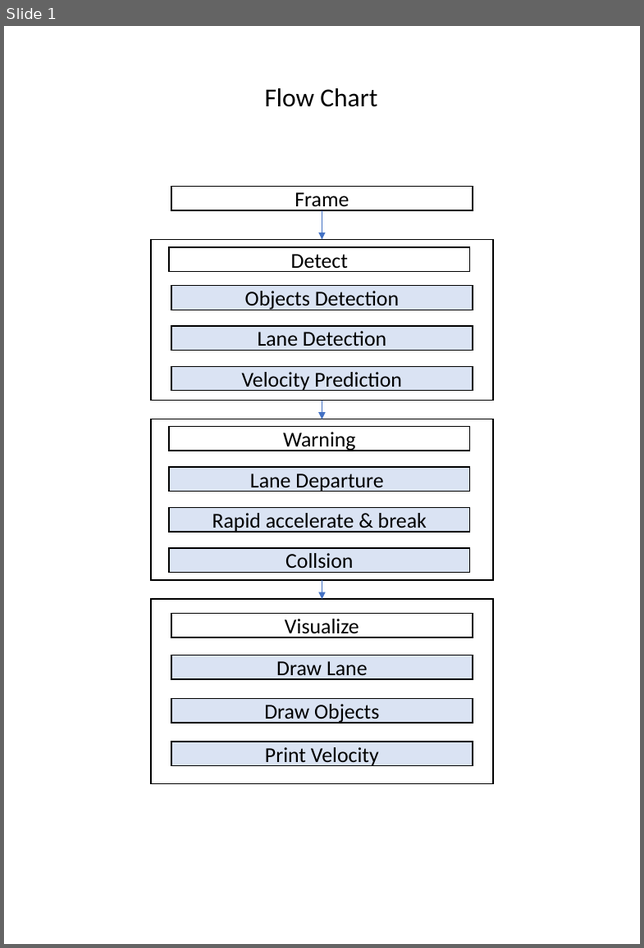
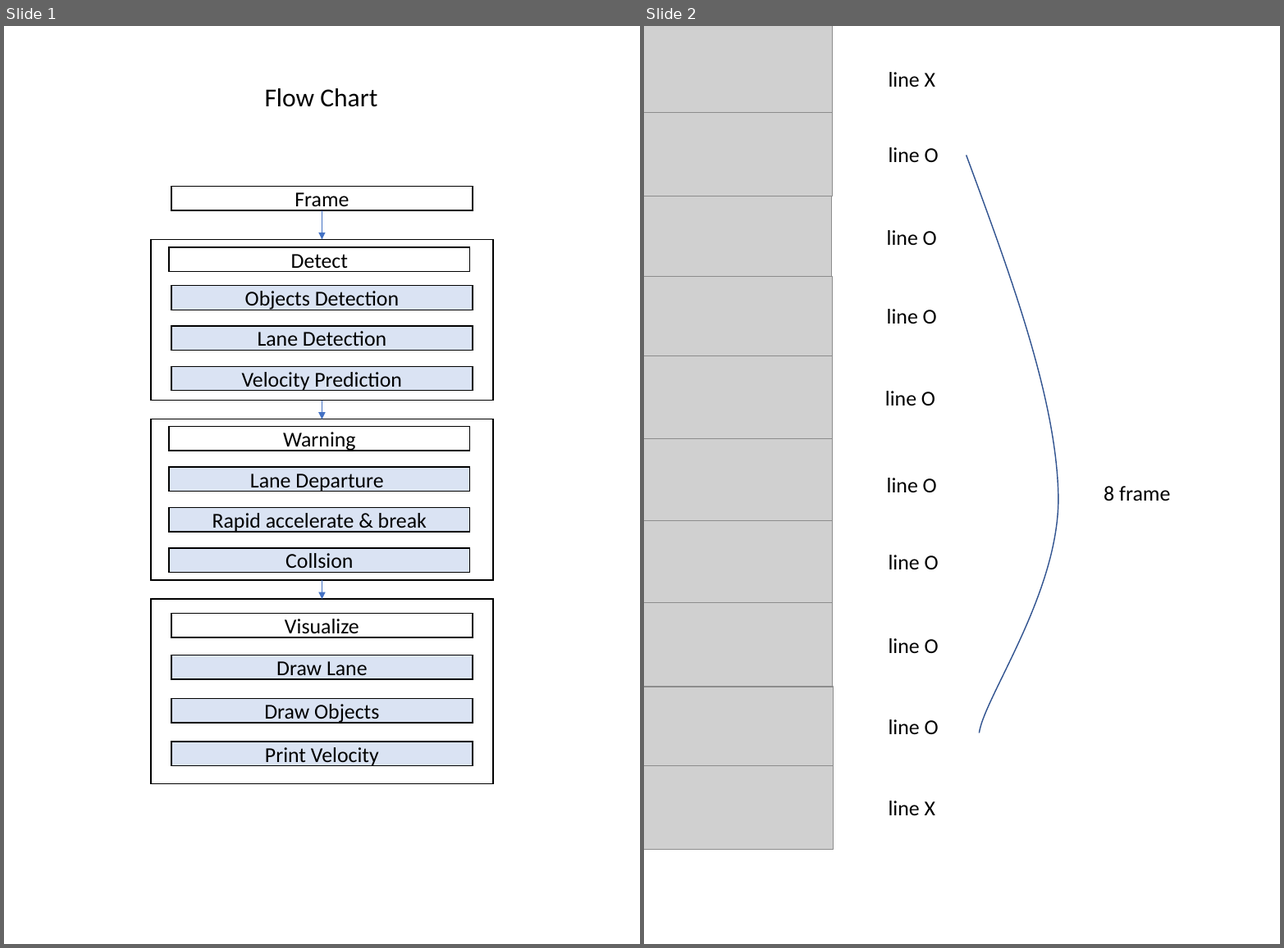
Before and after one commit to comeeasy/SimpleADAS, a slide deck: flowchart.pptx. Shown side by side, each under a label of ours: slide 1 before the commit, slides 1 and 2 after it. The pictures are 644x948 and 1284x948 pixels, drawn with LibreOffice and Linux fonts; fonts in the diff are those of the drawing; grey boxes stand for pictures. Boxes give left, top, right and bottom in pixels: in the first picture for what was removed or moved away, otherwise in the second. Text is boxed around its words. In the diff, an @@ line names an element or a change of style, - is before the commit and + after.

```diff
--- a/flowchart.pptx
+++ b/flowchart.pptx
@@ slide 2 added at (644,26,1280,944), background #FFFFFF @@
@@ picture added at (644,26,832,112) @@
@@ text added at (888,72,935,87), 18 pt, text #000000 @@
+line X
@@ picture added at (644,112,832,197) @@
@@ text added at (888,147,938,162), 18 pt, text #000000 @@
+line O
@@ freeform shape added at (966,155,1058,733), outline #325491 1 pt @@
@@ picture added at (644,197,831,278) @@
@@ text added at (887,230,937,245), 18 pt, text #000000 @@
+line O
@@ picture added at (644,276,832,356) @@
@@ text added at (887,309,937,324), 18 pt, text #000000 @@
+line O
@@ picture added at (644,356,832,439) @@
@@ text added at (885,391,935,406), 18 pt, text #000000 @@
+line O
@@ picture added at (644,438,832,520) @@
@@ text added at (887,478,937,493), 18 pt, text #000000 @@
+line O
@@ text added at (1103,486,1170,502), 18 pt, text #000000 @@
+8 frame
@@ picture added at (644,520,832,603) @@
@@ text added at (888,555,938,570), 18 pt, text #000000 @@
+line O
@@ picture added at (644,603,832,687) @@
@@ text added at (888,639,938,653), 18 pt, text #000000 @@
+line O
@@ picture added at (644,687,833,767) @@
@@ text added at (888,720,938,734), 18 pt, text #000000 @@
+line O
@@ picture added at (644,766,833,849) @@
@@ text added at (888,801,935,816), 18 pt, text #000000 @@
+line X
```
Also in this commit, not shown: 1 slide removed, 7 other files.
